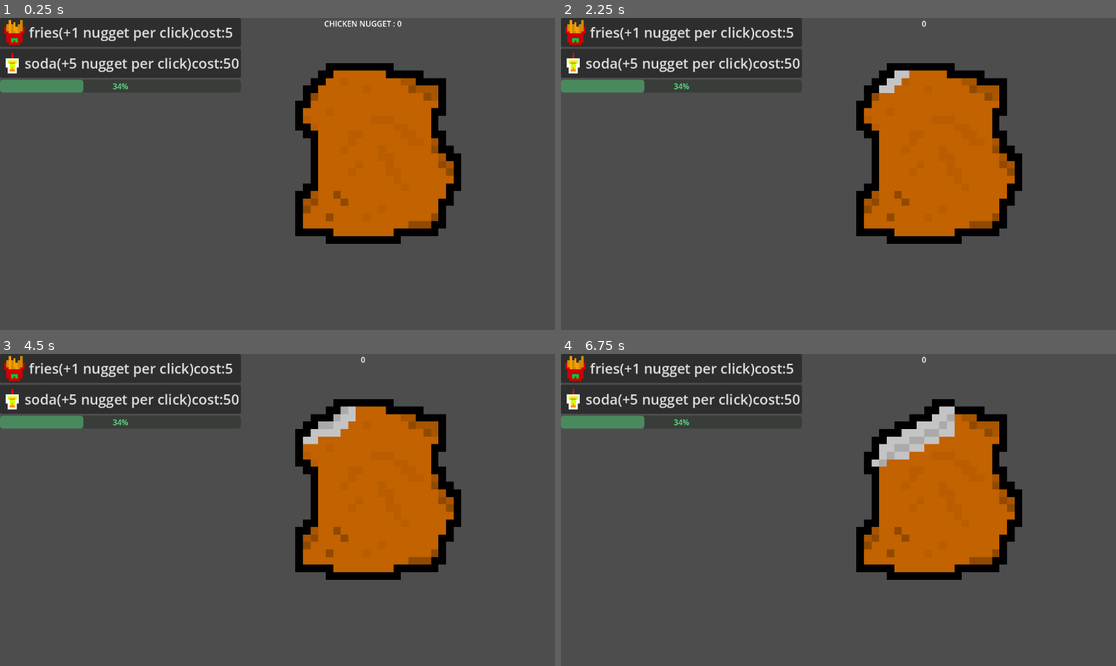
Above: before the commit, frames 1-4 (two rows, left to right).
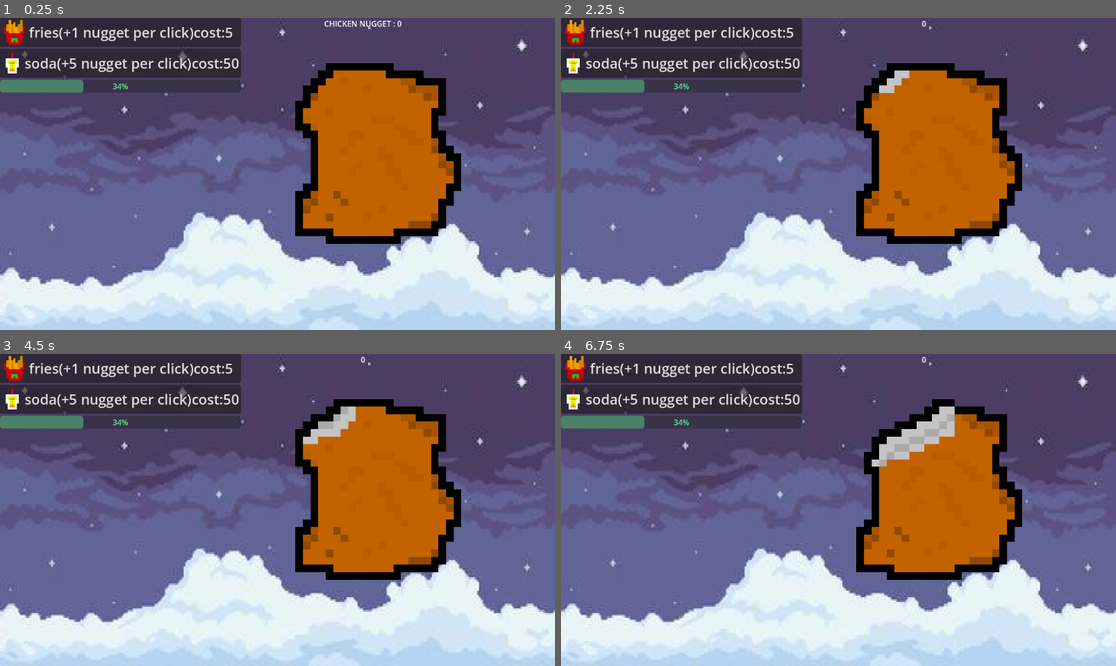
Above: after the commit, the same moments.

Repository: boynugget/chicken-nugget
Game: Godot game, scene res://MAIN.tscn
Same seed, same stepped clock (60 frames per second), same inputs: the game is played once before the commit and once after it.
Inputs (mouse positions are in pixels of both pictures, inside the frame that each line leads up to):
- Up to frame 1 (0.25 s): no input
- Up to frame 2 (2.25 s): click "soda(+5 nugget per click)cost…" at 0.5 s; click "fries(+1 nugget per click)cos…" at 1.25 s; click (921, 152) at 2 s
- Up to frame 3 (4.5 s): click "fries(+1 nugget per click)cos…" at 2.75 s; click "soda(+5 nugget per click)cost…" at 3.5 s; click (360, 488) at 4.25 s
- Up to frame 4 (6.75 s): click "fries(+1 nugget per click)cos…" at 5 s; click "soda(+5 nugget per click)cost…" at 5.75 s; click (921, 488) at 6.5 s

The runs differ from the first frame. In frame 1, 58% of the frame differs, in the area x 0-100%, y 0-100%; in frame 2, 58%; in frame 3, 58%; in frame 4, 59%.

Commit message:
/xflgboim

Diff:
--- a/chicken-nugget-20240906T195611Z-001/chicken-nugget/MAIN.tscn
+++ b/chicken-nugget-20240906T195611Z-001/chicken-nugget/MAIN.tscn
@@ -1,7 +1,8 @@
-[gd_scene load_steps=8 format=3 uid="uid://bbq4infyym622"]
+[gd_scene load_steps=9 format=3 uid="uid://bbq4infyym622"]
 
 [ext_resource type="Script" path="res://main.gd" id="1_k7xhp"]
 [ext_resource type="Texture2D" uid="uid://4a7ehig3s033" path="res://art/fries-1.png.png" id="2_bw8tc"]
+[ext_resource type="Texture2D" uid="uid://cu4uap6x2d74b" path="res://art/pixel-art-night-sky-background-with-clouds-and-stars-for-game-8-bit-vector.jpg" id="2_ghjec"]
 [ext_resource type="Texture2D" uid="uid://jlaodn7qc2x6" path="res://art/sprite_0.png" id="2_smhhj"]
 [ext_resource type="Texture2D" uid="uid://dde6oqk323sio" path="res://art/soda.png" id="3_h503y"]
 
@@ -19,6 +20,15 @@
 grow_horizontal = 2
 grow_vertical = 2
 script = ExtResource("1_k7xhp")
+
+[node name="TextureRect" type="TextureRect" parent="."]
+layout_mode = 1
+anchors_preset = 15
+anchor_right = 1.0
+anchor_bottom = 1.0
+grow_horizontal = 2
+grow_vertical = 2
+texture = ExtResource("2_ghjec")
 
 [node name="MarginContainer" type="MarginContainer" parent="."]
 layout_mode = 1
--- a/chicken-nugget-20240906T195611Z-001/chicken-nugget/main.gd
+++ b/chicken-nugget-20240906T195611Z-001/chicken-nugget/main.gd
@@ -38,7 +38,7 @@
 
 
 func _on_upgrade_2_pressed() -> void:
-	if ammountNuggets >= 50:
+	if nuggets >= 50:
 		ammountNuggets +=5
 		nuggets-=50
 		label.text = str(nuggets)
Binary file added: chicken-nugget-20240906T195611Z-001/chicken-nugget/art/360_F_216900207_Qzsnl42GZPn6tRa86DeI1ioY4M0pz0eF.jpg
Not shown, added: chicken-nugget-20240906T195611Z-001/chicken-nugget/art/360_F_216900207_Qzsnl42GZPn6tRa86DeI1ioY4M0pz0eF.jpg.import
Binary file added: chicken-nugget-20240906T195611Z-001/chicken-nugget/art/pixel-art-night-sky-background-with-clouds-and-stars-for-game-8-bit-vector.jpg
Not shown, added: chicken-nugget-20240906T195611Z-001/chicken-nugget/art/pixel-art-night-sky-background-with-clouds-and-stars-for-game-8-bit-vector.jpg.import
